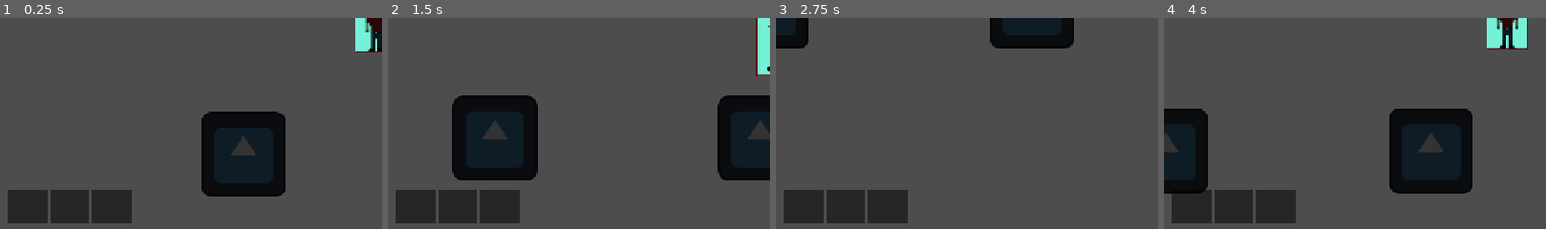
Above: before the commit, frames 1-4 (left to right).
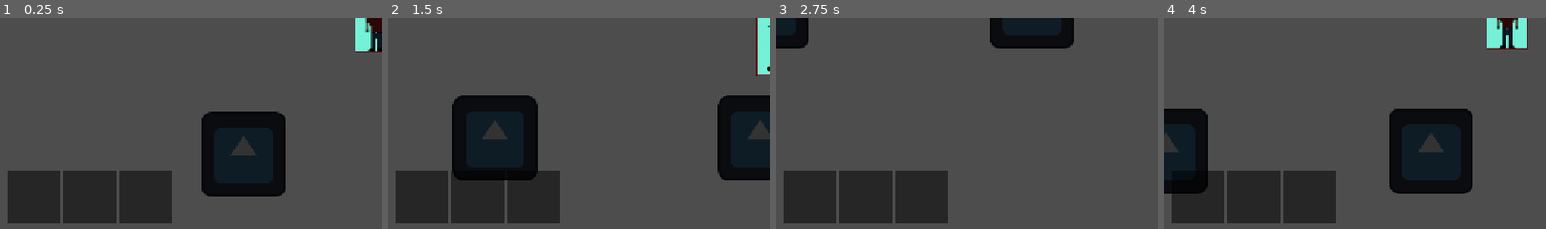
Above: after the commit, the same moments.

Repository: Tijana0/Last-One-Dancing
Game: Godot game, scene res://scenes/network_manager.tscn
The game is run twice, just before and just after one commit, with the same random seed, the same clock (stepped at 60 frames per second) and the same inputs. This scene is started directly instead of the project's main scene. The engine's default icon, where the game draws it, is replaced by a stand-in: a white triangle on a blue panel in a dark square.
Inputs:
- Up to frame 1 (0.25 s): no input
- Up to frame 2 (1.5 s): tap Enter at 0.5 s; hold Right (ui_right) 0.53-1.28 s; tap F (dance) at 0.6 s; tap Space at 0.77 s; hold Down (ui_down) from 1.28 s (still down); tap K at 1.35 s
- Up to frame 3 (2.75 s): tap Space at 1.52 s; release Down (ui_down) at 2.03 s; hold Right (ui_right) from 2.03 s (still down); hold E from 2.03 s (still down)
- Up to frame 4 (4 s): release Right (ui_right) at 2.78 s; release E at 2.78 s; hold Up (ui_up) 2.78-3.53 s; tap F (dance) at 2.85 s; tap Space at 3.02, 3.77 s; hold Left (ui_left) from 3.53 s (still down); hold K from 3.53 s (still down)
The pictures show only the part of the screen within x 1-51%, y 50-100%; the shares and areas given below are measured in that part.

The runs differ from the first frame. In frame 1, 5.9% of the frame differs, in the area x 2-45%, y 72-98%; in frame 2, 5.0%; in frame 3, 5.9%; in frame 4, 5.0%.

Commit message:
fix: enlarge inventory slots for better fit

Diff:
--- a/prefabs/player.tscn
+++ b/prefabs/player.tscn
@@ -111,38 +111,38 @@
 anchor_top = 1.0
 anchor_bottom = 1.0
 offset_left = 20.0
-offset_top = -70.0
-offset_right = 200.0
+offset_top = -100.0
+offset_right = 260.0
 offset_bottom = -20.0
 grow_vertical = 0
 alignment = 0
 
 [node name="Slot1" type="ColorRect" parent="HUD/InventoryContainer"]
-custom_minimum_size = Vector2(60, 50)
+custom_minimum_size = Vector2(80, 80)
 layout_mode = 2
 size_flags_horizontal = 3
 color = Color(0, 0, 0, 0.5)
 
 [node name="Icon" type="Node2D" parent="HUD/InventoryContainer/Slot1"]
-position = Vector2(30, 25)
+position = Vector2(40, 40)
 
 [node name="Slot2" type="ColorRect" parent="HUD/InventoryContainer"]
-custom_minimum_size = Vector2(60, 50)
+custom_minimum_size = Vector2(80, 80)
 layout_mode = 2
 size_flags_horizontal = 3
 color = Color(0, 0, 0, 0.5)
 
 [node name="Icon" type="Node2D" parent="HUD/InventoryContainer/Slot2"]
-position = Vector2(30, 25)
+position = Vector2(40, 40)
 
 [node name="Slot3" type="ColorRect" parent="HUD/InventoryContainer"]
-custom_minimum_size = Vector2(60, 50)
+custom_minimum_size = Vector2(80, 80)
 layout_mode = 2
 size_flags_horizontal = 3
 color = Color(0, 0, 0, 0.5)
 
 [node name="Icon" type="Node2D" parent="HUD/InventoryContainer/Slot3"]
-position = Vector2(30, 25)
+position = Vector2(40, 40)
 
 [node name="MaskDisplay" type="Control" parent="HUD" unique_id=2117243664]
 custom_minimum_size = Vector2(-80, 20)
